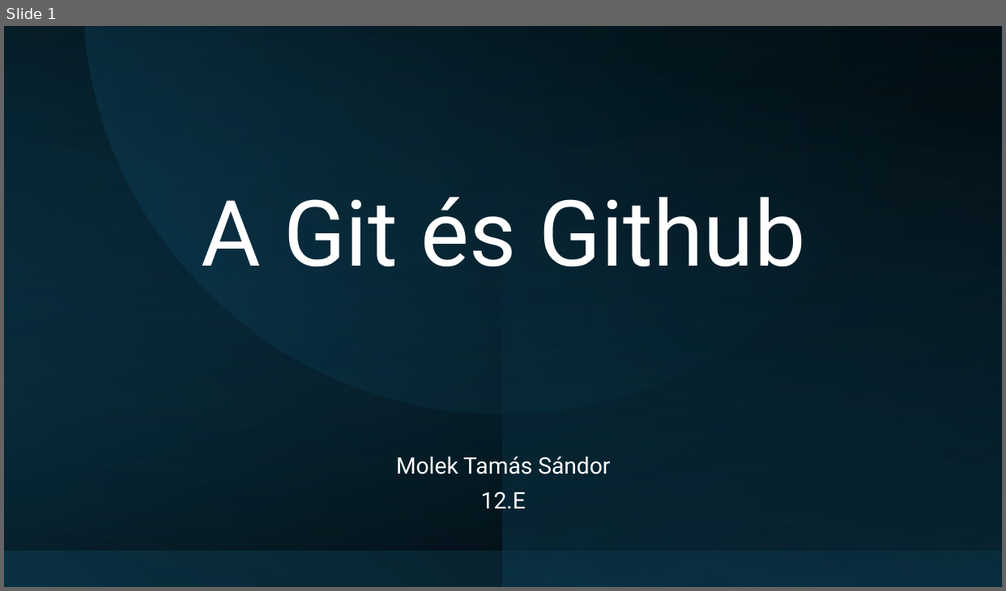
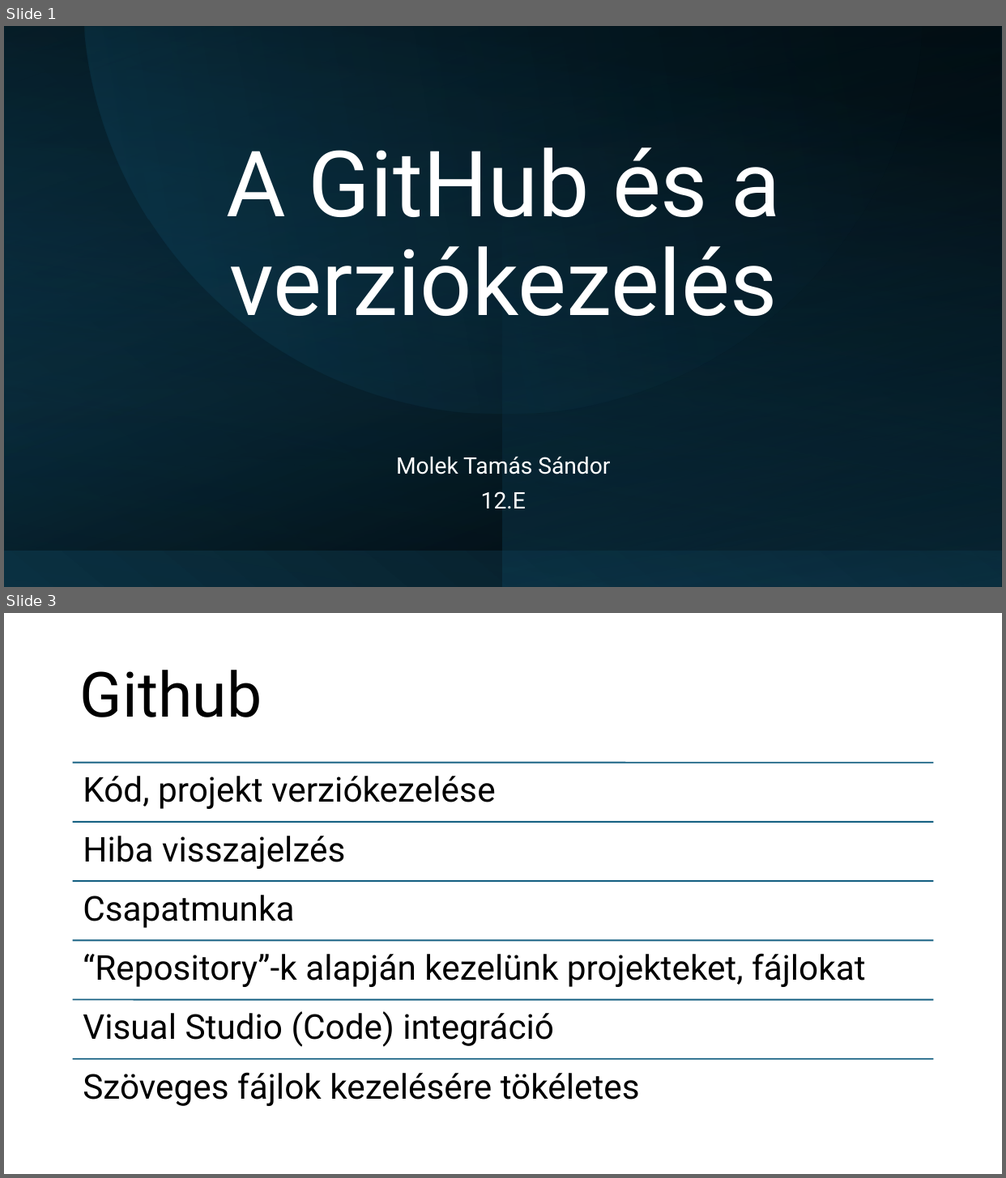
Before and after one commit to Maho-Yoshino/School_Notes, a slide deck: 2025-2026/IKT/github/Github.pptx. Shown one above the other, each under a label of ours: slide 1 before the commit, slides 1 and 3 after it; the slides between them are not shown. The pictures are 1006x591 and 1006x1178 pixels, drawn with LibreOffice and Linux fonts; fonts in the diff are those of the drawing. Boxes give left, top, right and bottom in pixels: in the first picture for what was removed or moved away, otherwise in the second. Text is boxed around its words. In the diff, an @@ line names an element or a change of style, - is before the commit and + after.

```diff
--- a/2025-2026/IKT/github/Github.pptx
+++ b/2025-2026/IKT/github/Github.pptx
@@ slide 3 added at box(4, 613, 1002, 1174), background #FFFFFF @@
@@ title added at box(80, 670, 262, 717), 60 pt, text #000000 @@
+Github
@@ group added at box(73, 763, 934, 1106): 6 lines, 6 texts @@
+Kód, projekt verziókezelése
+Hiba visszajelzés
+Csapatmunka
+“Repository”-k alapján kezelünk projekteket, fájlokat
+Visual Studio (Code) integráció
+Szöveges fájlok kezelésére tökéletes
@@ slide 1 changed as well @@
@@ title at box(226, 148, 780, 316): text changed @@
-A Git és Github
+A GitHub és a verziókezelés
```
Also in this commit, not shown: 1 other slide changed, 9 other slides added, 2 slides removed, 5 other files.
